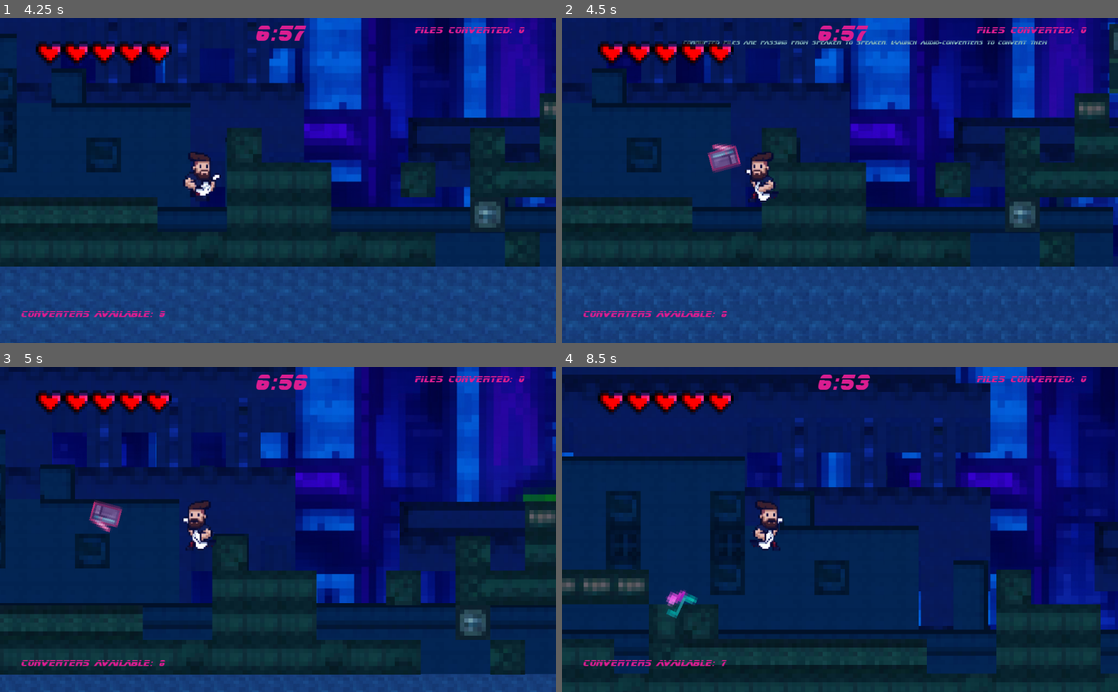
Above: before the commit, frames 1-4 (two rows, left to right).
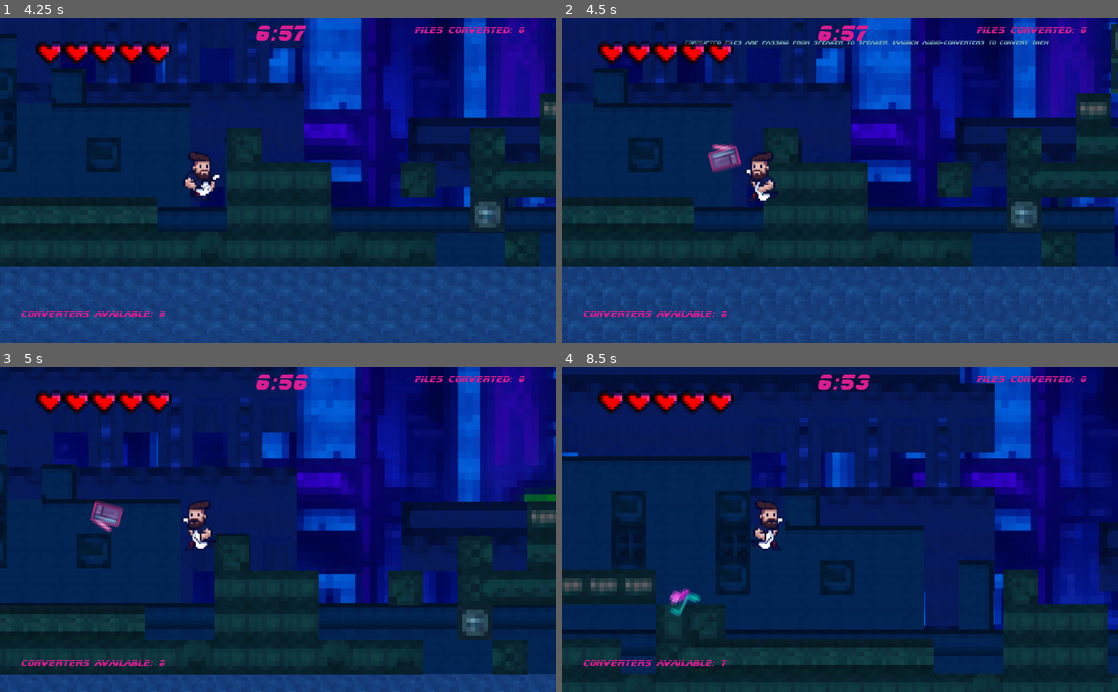
Above: after the commit, the same moments.

Repository: jsdev4/TDPV_PROG3__TP05
Game: Godot game, scene res://Mainmenu.tscn
The game is run twice, just before and just after one commit, with the same random seed, the same clock (stepped at 60 frames per second) and the same inputs.
Inputs:
- Up to frame 1 (4.25 s): tap Enter (Confirm) at 0.5, 1.35, 2.85 s; hold Enter (Confirm) 0.53-1.28 s; hold Right (move_right) 0.53-2.03 s; tap Space (jump) at 0.77, 1.52, 3.02, 3.77 s; hold Left (move_left) 2.03-2.78 s; hold Enter (Confirm) 2.03-2.78 s; tap Ctrl (fire) at 2.1 s; hold Right (move_right) from 2.78 s (still down); hold Enter (Confirm) from 3.53 s (still down)
- Up to frame 2 (4.5 s): release Right (move_right) at 4.28 s; release Enter (Confirm) at 4.28 s; hold Left (move_left) from 4.28 s (still down); tap Ctrl (fire) at 4.35 s
- Up to frame 3 (5 s): keep holding Left (move_left); tap Space (jump) at 4.52 s; tap Enter (Confirm) at 4.55 s
- Up to frame 4 (8.5 s): release Left (move_left) at 5.03 s; hold Right (move_right) 5.03-5.78 s; hold Enter (Confirm) 5.03-5.78 s; hold Left (move_left) 5.78-7.28 s; tap Enter (Confirm) at 5.85, 7.35 s; tap Space (jump) at 6.02, 6.77, 7.52 s; hold Enter (Confirm) 6.53-7.28 s; tap Ctrl (fire) at 6.6 s; hold Right (move_right) from 7.28 s (still down); hold Enter (Confirm) from 8.03 s (still down)

Frame 1 is identical in both runs. In frame 2, 2.2% of the frame differs, in the area x 4-100%, y 0-99%; in frame 3, 2.3%; in frame 4, 7.3%, in the area x 2-100%, y 0-95%.

Commit message:
Fixed model issues
fixed collisionshapes and lifes up were deleted

Diff:
--- a/TDPV_PROG3_GIL_FARELLO_JUAN_CARLOS_TPFINAL/CorruptedFiles/AACFiles.tscn
+++ b/TDPV_PROG3_GIL_FARELLO_JUAN_CARLOS_TPFINAL/CorruptedFiles/AACFiles.tscn
@@ -25,7 +25,7 @@
 extents = Vector2( 8.78913, 7.43499 )
 
 [sub_resource type="RectangleShape2D" id=3]
-extents = Vector2( 25.9137, 24.7196 )
+extents = Vector2( 37.1061, 29.7273 )
 
 [node name="AACFiles" type="PathFollow2D"]
 rotate = false
--- a/TDPV_PROG3_GIL_FARELLO_JUAN_CARLOS_TPFINAL/CorruptedFiles/MP3Files.tscn
+++ b/TDPV_PROG3_GIL_FARELLO_JUAN_CARLOS_TPFINAL/CorruptedFiles/MP3Files.tscn
@@ -56,7 +56,7 @@
 [node name="Area2D" type="Area2D" parent="KinematicBody2D"]
 
 [node name="CollisionShape2D" type="CollisionShape2D" parent="KinematicBody2D/Area2D"]
-position = Vector2( 1.79236, 5.37726 )
+position = Vector2( 7.16968, 1.07553 )
 shape = SubResource( 3 )
 
 [node name="AudioStreamPlayer2D" type="AudioStreamPlayer2D" parent="."]
--- a/TDPV_PROG3_GIL_FARELLO_JUAN_CARLOS_TPFINAL/CorruptedFiles/WavFiles.tscn
+++ b/TDPV_PROG3_GIL_FARELLO_JUAN_CARLOS_TPFINAL/CorruptedFiles/WavFiles.tscn
@@ -53,7 +53,7 @@
 [node name="Area2D" type="Area2D" parent="KinematicBody2D"]
 
 [node name="CollisionShape2D" type="CollisionShape2D" parent="KinematicBody2D/Area2D"]
-position = Vector2( -3.08081, -0.0106506 )
+position = Vector2( -5.27979, -0.458343 )
 shape = SubResource( 3 )
 
 [node name="AudioStreamPlayer2D" type="AudioStreamPlayer2D" parent="."]
--- a/TDPV_PROG3_GIL_FARELLO_JUAN_CARLOS_TPFINAL/Mainmenu.tscn
+++ b/TDPV_PROG3_GIL_FARELLO_JUAN_CARLOS_TPFINAL/Mainmenu.tscn
@@ -6,7 +6,6 @@
 [ext_resource path="res://Assets/Fonts/turbochargehalfital.ttf" type="DynamicFontData" id=4]
 [ext_resource path="res://Assets/Fonts/Streamster.ttf" type="DynamicFontData" id=5]
 [ext_resource path="res://Assets/Fonts/BLADRMF_.TTF" type="DynamicFontData" id=6]
-[ext_resource path="res://Assets/Music/109_-_Abuse_-_DOS_-_Music_8.ogg" type="AudioStream" id=7]
 
 [sub_resource type="DynamicFont" id=1]
 size = 90
@@ -45,6 +44,7 @@
 script = ExtResource( 1 )
 
 [node name="Background" type="Sprite" parent="."]
+editor/display_folded = true
 
 [node name="bakcground_main_menu" type="Sprite" parent="Background"]
 position = Vector2( 509.945, 300.856 )
@@ -162,7 +162,3 @@
 Fonts are from page DaFont for free use.
 
 Links to the pages which contains all the stuff collected are contained in text file Listedthings.txt. See game folder for details."
-
-[node name="AudioStreamPlayer" type="AudioStreamPlayer" parent="."]
-stream = ExtResource( 7 )
-volume_db = -5.0
--- a/TDPV_PROG3_GIL_FARELLO_JUAN_CARLOS_TPFINAL/Mainmenu_to_level.tscn
+++ b/TDPV_PROG3_GIL_FARELLO_JUAN_CARLOS_TPFINAL/Mainmenu_to_level.tscn
@@ -16,6 +16,7 @@
 script = ExtResource( 1 )
 
 [node name="Sprite" type="Sprite" parent="."]
+editor/display_folded = true
 
 [node name="Sprite" type="Sprite" parent="Sprite"]
 position = Vector2( 1161.46, 744.384 )
--- a/TDPV_PROG3_GIL_FARELLO_JUAN_CARLOS_TPFINAL/Player.tscn
+++ b/TDPV_PROG3_GIL_FARELLO_JUAN_CARLOS_TPFINAL/Player.tscn
@@ -24,7 +24,7 @@
 shader_param/glow = 0.0
 
 [sub_resource type="RectangleShape2D" id=3]
-extents = Vector2( 10.5675, 48.6369 )
+extents = Vector2( 17.0992, 48.6369 )
 
 [sub_resource type="ParticlesMaterial" id=4]
 emission_shape = 1
@@ -130,8 +130,9 @@
 position = Vector2( -47.3858, -6.97879 )
 
 [node name="CollisionShape2D" type="CollisionShape2D" parent="."]
-position = Vector2( 13.2682, 14.595 )
+position = Vector2( 9.48674, 14.595 )
 shape = SubResource( 3 )
+one_way_collision = true
 
 [node name="Particles2D" type="Particles2D" parent="."]
 position = Vector2( 5.8653, 15.975 )
--- a/TDPV_PROG3_GIL_FARELLO_JUAN_CARLOS_TPFINAL/Scripts/CorruptedFiles/files_script.gd
+++ b/TDPV_PROG3_GIL_FARELLO_JUAN_CARLOS_TPFINAL/Scripts/CorruptedFiles/files_script.gd
@@ -10,7 +10,7 @@
 var times_touched_aac=0
 var times_touched_mp3=0
 var times_touched_wav=0
-var times_touched_aiff=0
+
 var is_touching
 var is_not_touching
 var score
@@ -18,7 +18,7 @@
 	is_touching=connect("touching_the_player",get_node("../../../Player"),"_set_flashing_when_hitted")
 	is_not_touching=connect("is_not_touching_the_player",get_node("../../../Player"),"quit_life")
 	score=connect("increase_score1",get_node("../../../GUI/Score"),"increase_score")
-	pass
+
 func _physics_process(delta):
 	if(velocity<150):
 		set_offset(get_offset() + (150*delta))
@@ -58,17 +58,3 @@
 	if kind_of_file==2&&times_touched_wav==3:
 		emit_signal("increase_score1")
 		queue_free()
-	if kind_of_file==3&&times_touched_aiff==4:
-		emit_signal("increase_score1")
-		queue_free()
-
-func _on_Area2D_especial_body_entered(body):
-	if body.name=="Player":
-		emit_signal("touching_the_player")
-	if body.name=="FileConverters"&&kind_of_file==3:
-		times_touched_aiff+=1
-		delete_if_touched()
-
-func _on_Area2D_especial_body_exited(body):
-	if body.name=="Player":
-		emit_signal("is_not_touching_the_player")
--- a/TDPV_PROG3_GIL_FARELLO_JUAN_CARLOS_TPFINAL/Scripts/ExitLevel/exit_script.gd
+++ b/TDPV_PROG3_GIL_FARELLO_JUAN_CARLOS_TPFINAL/Scripts/ExitLevel/exit_script.gd
@@ -11,6 +11,7 @@
 	can_change_level=connect("change_scene",get_node("../MainAdmin"),"change_level_if_completed")
 	cant_move=connect("no_movement_for_player",get_node("../Player"),"set_no_movement")
 	set_timer_paused=connect("timerpaused",get_node("../GUI/Time"),"set_pause_if_completed")
+
 func _on_ExitLevel_body_entered(body):
 	if body.name=="Player":
 		emit_signal("change_scene")
--- a/TDPV_PROG3_GIL_FARELLO_JUAN_CARLOS_TPFINAL/Scripts/FileConvertersAndLifeItems/file_converter.gd
+++ b/TDPV_PROG3_GIL_FARELLO_JUAN_CARLOS_TPFINAL/Scripts/FileConvertersAndLifeItems/file_converter.gd
@@ -49,7 +49,7 @@
 		rotate=false
 	if body.name=="Water":
 		queue_free()
-	if body.name=="AACFiles"||body.name=="MP3Files"|| body.name=="WavFiles"||body.name=="AIFFfiles":
+	if body.name=="AACFiles"||body.name=="MP3Files"|| body.name=="WavFiles":
 		queue_free()
 
 func _set_rotation():
--- a/TDPV_PROG3_GIL_FARELLO_JUAN_CARLOS_TPFINAL/Scripts/FileConvertersAndLifeItems/lifeup_script.gd
+++ b/TDPV_PROG3_GIL_FARELLO_JUAN_CARLOS_TPFINAL/Scripts/FileConvertersAndLifeItems/lifeup_script.gd
@@ -6,18 +6,18 @@
 var timer
 var timer_movement
 export var velocity1=0
+
 func _ready():
 	is_collected=connect("collected",get_node("../../Player"),"add_lifes")
 	delete_when_collected=false
 	timer=0
 	timer_movement=0
+
 func _process(delta):
 	timer_movement+=delta
 	if timer_movement<0.5:
-
 		global_position.y+=velocity1*delta
 	if timer_movement<1&&timer_movement>0.5:
-
 		global_position.y-=velocity1*delta
 	if timer_movement>1:
 		timer_movement=0
@@ -27,6 +27,7 @@
 			queue_free()
 			delete_when_collected=false
 			timer=0
+
 func _on_LifeUp_body_entered(body):
 	if body.name=="Player":
 		$Collected.play()
--- a/TDPV_PROG3_GIL_FARELLO_JUAN_CARLOS_TPFINAL/Scripts/FileConvertersAndLifeItems/reloader_script.gd
+++ b/TDPV_PROG3_GIL_FARELLO_JUAN_CARLOS_TPFINAL/Scripts/FileConvertersAndLifeItems/reloader_script.gd
@@ -7,13 +7,13 @@
 var timer
 var timer_movement
 export var velocity=0
-var slide
+
 func _ready():
 	is_collected=connect("collected",get_node("../../Player"),"reloader")
 	respawn=false
 	timer=0
 	timer_movement=0
-	slide=false
+
 func _process(delta):
 	timer_movement+=delta
 	if timer_movement<0.5:
@@ -22,6 +22,7 @@
 		global_position.y-=velocity*delta
 	if timer_movement>1:
 		timer_movement=0
+
 	if respawn==true:
 		$CollisionShape2D.disabled=true
 		$Sprite.visible=false
--- a/TDPV_PROG3_GIL_FARELLO_JUAN_CARLOS_TPFINAL/Scripts/MainAndNavigation/main_script.gd
+++ b/TDPV_PROG3_GIL_FARELLO_JUAN_CARLOS_TPFINAL/Scripts/MainAndNavigation/main_script.gd
@@ -1,4 +1,11 @@
 extends Node
+
+#main admin controls if we are out of timer, if we finish the level or press pause and
+#manipulates gui nodes
+
+
+
+
 var is_outatime
 var finished
 var paused
@@ -11,6 +18,7 @@
 	finished=false
 	option=0
 	option2=0
+
 func _process(delta):
 	if is_outatime==true:
 		get_tree().get_nodes_in_group("TimeIsOut")[0].visible=true
@@ -28,7 +36,6 @@
 			if Input.is_action_pressed("menuDown"):
 				option=1
 				get_tree().get_nodes_in_group("MenuLabel")[0].add_color_override("font_color", Color(0.85,0.11,0.56,1))
-
 		if option==1:
 			get_tree().get_nodes_in_group("MenuLabel")[1].add_color_override("font_color", Color(0.11,0.47,0.85,1))
 			if Input.is_action_pressed("Confirm"):
@@ -39,15 +46,14 @@
 				get_tree().get_nodes_in_group("MenuLabel")[1].add_color_override("font_color", Color(0.85,0.11,0.56,1))
 	if  finished==true:
 		get_tree().get_nodes_in_group("LevelFinished")[0].visible=true
-
-		if Input.is_action_pressed("ConfirmChangeScene"):
+		if Input.is_action_just_pressed("ConfirmChangeScene"):
+			pass
+		if Input.is_action_just_released("ConfirmChangeScene"):
 				change=get_tree().change_scene("res://Mainmenu.tscn")
 				#from here connects another scene
 	if is_outatime==false&&finished==false:
-
 		if Input.is_action_just_pressed("Escape_to_main_menu"):
 			paused=!paused
-
 			var new_pause_state=not get_tree().paused
 			get_tree().get_nodes_in_group("BackgroundForPause")[0].visible=new_pause_state
 			get_tree().get_nodes_in_group("GameTitle")[0].visible=new_pause_state
@@ -55,11 +61,8 @@
 			get_tree().get_nodes_in_group("MenuLabel")[0].visible=new_pause_state
 			get_tree().get_nodes_in_group("MenuLabel")[1].visible=new_pause_state
 			get_tree().get_nodes_in_group("MenuLabel")[2].visible=new_pause_state
-
 			get_tree().paused=new_pause_state
-
 		if paused==true:
-
 			if option2==0:
 				get_tree().get_nodes_in_group("MenuLabel")[0].add_color_override("font_color", Color(0.11,0.47,0.85,1))
 			if Input.is_action_pressed("Confirm"):
@@ -76,6 +79,7 @@
 				if Input.is_action_pressed("menuUP"):
 					option2=0
 					get_tree().get_nodes_in_group("MenuLabel")[1].add_color_override("font_color", Color(0.85,0.11,0.56,1))
+
 func change_level_if_completed():
 	finished=true
 
--- a/TDPV_PROG3_GIL_FARELLO_JUAN_CARLOS_TPFINAL/Scripts/Player/Player.gd
+++ b/TDPV_PROG3_GIL_FARELLO_JUAN_CARLOS_TPFINAL/Scripts/Player/Player.gd
@@ -33,7 +33,7 @@
 var play_jump_sound
 var play_walking_sound
 var can_play_walking_sound
-
+var timer_for_emission
 
 func _ready():
 	flipped.y=0
@@ -45,7 +45,7 @@
 	timer_for_can_fire=0
 	files_converted=0
 	emit_signal("draw")
-
+	timer_for_emission=0
 	files_availables_to_show=connect("number_of_files",get_node("../GUI/FilesAvailable"),"decrease_files_available")
 	files_availables_to_show_reload=connect("number_of_files_increase",get_node("../GUI/FilesAvailable"),"increase_files_available")
 
@@ -71,7 +71,6 @@
 		$Particles2D.emitting=true
 	if hitted==false:
 		$Particles2D.emitting=false
-
 	if lifes==0:
 		restart=get_tree().reload_current_scene()
 
@@ -189,14 +188,16 @@
 	pass
 
 func _set_flashing_when_hitted():
+
+	hitted=true
+
+func quit_life():
 	$Hitted.play()
-	hitted=true
-
-func quit_life():
-	hitted=false
-	lifes-=1
-	lifes_list[lifes].queue_free()
-	print (lifes)
+	for i in 1:
+		hitted=false
+		lifes-=1
+		lifes_list[lifes].queue_free()
+
 
 func show_lifes():
 	for i in lifes:
--- a/TDPV_PROG3_GIL_FARELLO_JUAN_CARLOS_TPFINAL/Scripts/TimerAndGUI/filesavailable_script.gd
+++ b/TDPV_PROG3_GIL_FARELLO_JUAN_CARLOS_TPFINAL/Scripts/TimerAndGUI/filesavailable_script.gd
@@ -1,5 +1,5 @@
 extends RichTextLabel
-
+#if fioles in player is changed, it's neccessary to change here
 var files_available
 func _ready():
 	files_available=10
@@ -9,5 +9,6 @@
 
 func decrease_files_available():
 	files_available-=1
+
 func increase_files_available():
 	files_available+=10
--- a/TDPV_PROG3_GIL_FARELLO_JUAN_CARLOS_TPFINAL/Scripts/TimerAndGUI/score_script.gd
+++ b/TDPV_PROG3_GIL_FARELLO_JUAN_CARLOS_TPFINAL/Scripts/TimerAndGUI/score_script.gd
@@ -1,5 +1,6 @@
 extends RichTextLabel
 
+#if score in player is changed, it's neccessary to change here
 var score
 func _ready():
 	score=0
--- a/TDPV_PROG3_GIL_FARELLO_JUAN_CARLOS_TPFINAL/Scripts/TimerAndGUI/timer_script.gd
+++ b/TDPV_PROG3_GIL_FARELLO_JUAN_CARLOS_TPFINAL/Scripts/TimerAndGUI/timer_script.gd
@@ -1,18 +1,23 @@
 extends RichTextLabel
+
 signal outatime
 var is_outatime
+
 var s=0
 var m=7
 var paused
+
 func _ready():
 	is_outatime=connect("outatime",get_node("../../MainAdmin"),"outatime")
 	paused=false
+
 func _process(delta):
 	if paused==false:
 		if s<0:
 			m-=1
 			s=59
 		set_text(str(m)+":"+str(s))
+
 func _on_Timer_timeout():
 	if m==0&&s==0:
 		m=0
@@ -20,5 +25,6 @@
 		emit_signal("outatime")
 	else:
 		s-=1
+
 func set_pause_if_completed():
 	paused=true
--- a/TDPV_PROG3_GIL_FARELLO_JUAN_CARLOS_TPFINAL/level0_demo.tscn
+++ b/TDPV_PROG3_GIL_FARELLO_JUAN_CARLOS_TPFINAL/level0_demo.tscn
@@ -15,14 +15,12 @@
 [ext_resource path="res://CorruptedFiles/AACFiles.tscn" type="PackedScene" id=13]
 [ext_resource path="res://CorruptedFiles/MP3Files.tscn" type="PackedScene" id=14]
 [ext_resource path="res://CorruptedFiles/WavFiles.tscn" type="PackedScene" id=15]
-[ext_resource path="res://CorruptedFiles/AIFFfiles.tscn" type="PackedScene" id=16]
-[ext_resource path="res://Player.tscn" type="PackedScene" id=17]
-[ext_resource path="res://FileConverters/Reloader.tscn" type="PackedScene" id=18]
-[ext_resource path="res://FileConverters/LifeUp.tscn" type="PackedScene" id=19]
+[ext_resource path="res://Player.tscn" type="PackedScene" id=16]
+[ext_resource path="res://FileConverters/Reloader.tscn" type="PackedScene" id=17]
+[ext_resource path="res://Scripts/MainAndNavigation/messages_in_game_script.gd" type="Script" id=18]
+[ext_resource path="res://Assets/Fonts/BLADRMF_.TTF" type="DynamicFontData" id=19]
 [ext_resource path="res://Assets/Music/10 - the reaction.ogg" type="AudioStream" id=20]
 [ext_resource path="res://Assets/Music/103_-_Abuse_-_DOS_-_Music_2.ogg" type="AudioStream" id=21]
-[ext_resource path="res://Scripts/MainAndNavigation/messages_in_game_script.gd" type="Script" id=22]
-[ext_resource path="res://Assets/Fonts/BLADRMF_.TTF" type="DynamicFontData" id=23]
 
 [sub_resource type="ShaderMaterial" id=1]
 shader = ExtResource( 3 )
@@ -204,46 +202,41 @@
 "points": PoolVector2Array( 0, 0, 0, 0, 7113.62, 115.823, 0, 0, 0, 0, 6343.05, 113.665 )
 }
 
-[sub_resource type="Curve2D" id=36]
-_data = {
-"points": PoolVector2Array( 0, 0, 0, 0, 7298.57, 183.039, 0, 0, 0, 0, 8453.42, 180.249 )
-}
-
 [sub_resource type="Curve2D" id=37]
 _data = {
-"points": PoolVector2Array( 0, 0, 0, 0, 7362.16, 623.575, 0, 0, 0, 0, 6402.86, 623.575 )
-}
-
-[sub_resource type="Curve2D" id=38]
-_data = {
-"points": PoolVector2Array( 0, 0, 0, 0, 10439.3, 490.108, 0, 0, 0, 0, 10114.8, 490.587 )
-}
-
-[sub_resource type="Curve2D" id=39]
-_data = {
-"points": PoolVector2Array( 0, 0, 0, 0, 11460.9, 561.685, 0, 0, 0, 0, 10429.5, 564.939 )
-}
-
-[sub_resource type="DynamicFont" id=40]
+"points": PoolVector2Array( 0, 0, 0, 0, 7880.35, 625.071, 0, 0, 0, 0, 6401.42, 619.592 )
+}
+
+[sub_resource type="Curve2D" id=44]
+_data = {
+"points": PoolVector2Array( 0, 0, 0, 0, 10438.2, 559.508, 0, 0, 0, 0, 10106.1, 565.661 )
+}
+
+[sub_resource type="Curve2D" id=45]
+_data = {
+"points": PoolVector2Array( 0, 0, 0, 0, 11460.4, 488.373, 0, 0, 0, 0, 10439.7, 491.093 )
+}
+
+[sub_resource type="DynamicFont" id=38]
 size = 12
-font_data = ExtResource( 23 )
-
-[sub_resource type="RectangleShape2D" id=41]
+font_data = ExtResource( 19 )
+
+[sub_resource type="RectangleShape2D" id=39]
 extents = Vector2( 20.8648, 67.7842 )
 
+[sub_resource type="RectangleShape2D" id=40]
+extents = Vector2( 153.077, 120.097 )
+
+[sub_resource type="DynamicFont" id=41]
+size = 10
+font_data = ExtResource( 19 )
+
 [sub_resource type="RectangleShape2D" id=42]
-extents = Vector2( 153.077, 120.097 )
+extents = Vector2( 97.9968, 88.4125 )
 
 [sub_resource type="DynamicFont" id=43]
-size = 10
-font_data = ExtResource( 23 )
-
-[sub_resource type="RectangleShape2D" id=44]
-extents = Vector2( 97.9968, 88.4125 )
-
-[sub_resource type="DynamicFont" id=45]
 size = 12
-font_data = ExtResource( 23 )
+font_data = ExtResource( 19 )
 
 [node name="Level0" type="Node2D" groups=[
 "Main",
@@ -341,6 +334,7 @@
 [node name="StaticBody2DForPlatformsAndBoxes" type="StaticBody2D" parent="LevelTilemap/level_0" groups=[
 "Platforms",
 ]]
+editor/display_folded = true
 
 [node name="Platform0" type="CollisionShape2D" parent="LevelTilemap/level_0/StaticBody2DForPlatformsAndBoxes"]
 position = Vector2( 1663.61, 929.61 )
@@ -563,7 +557,7 @@
 editor/display_folded = true
 curve = SubResource( 30 )
 
-[node name="AACFiles2" parent="CorruptedFiles/Files08" instance=ExtResource( 13 )]
+[node name="AACFiles" parent="CorruptedFiles/Files08" instance=ExtResource( 13 )]
 position = Vector2( 3590.23, 235.706 )
 direction = false
 
@@ -593,11 +587,11 @@
 rotate = false
 
 [node name="Files12" type="Path2D" parent="CorruptedFiles"]
-editor/display_folded = true
 curve = SubResource( 34 )
 
-[node name="AIFFfiles" parent="CorruptedFiles/Files12" instance=ExtResource( 16 )]
+[node name="WavFiles" parent="CorruptedFiles/Files12" instance=ExtResource( 15 )]
 position = Vector2( 5627.63, -149.217 )
+rotation = 0.0
 rotate = false
 
 [node name="Files13" type="Path2D" parent="CorruptedFiles"]
@@ -609,105 +603,75 @@
 direction = false
 
 [node name="Files14" type="Path2D" parent="CorruptedFiles"]
-editor/display_folded = true
-curve = SubResource( 36 )
-
-[node name="AIFFfiles2" parent="CorruptedFiles/Files14" instance=ExtResource( 16 )]
-position = Vector2( 7298.57, 183.039 )
-rotate = false
-direction = true
-
-[node name="Files15" type="Path2D" parent="CorruptedFiles"]
-editor/display_folded = true
 curve = SubResource( 37 )
 
-[node name="WavFiles2" parent="CorruptedFiles/Files15" instance=ExtResource( 15 )]
-position = Vector2( 7362.16, 623.575 )
+[node name="WavFiles" parent="CorruptedFiles/Files14" instance=ExtResource( 15 )]
+position = Vector2( 7880.35, 625.071 )
 rotation = 0.0
 rotate = false
 
+[node name="Files15" type="Path2D" parent="CorruptedFiles"]
+curve = SubResource( 44 )
+
+[node name="MP3Files" parent="CorruptedFiles/Files15" instance=ExtResource( 14 )]
+position = Vector2( 10438.2, 559.508 )
+rotation = 3.12305
+
 [node name="Files16" type="Path2D" parent="CorruptedFiles"]
-curve = SubResource( 38 )
-
-[node name="AIFFfiles" parent="CorruptedFiles/Files16" instance=ExtResource( 16 )]
-position = Vector2( 10439.3, 490.108 )
-rotate = false
-
-[node name="Files17" type="Path2D" parent="CorruptedFiles"]
-curve = SubResource( 39 )
-
-[node name="AIFFfiles" parent="CorruptedFiles/Files17" instance=ExtResource( 16 )]
-position = Vector2( 11460.9, 561.685 )
-rotate = false
-
-[node name="Player" parent="." instance=ExtResource( 17 )]
+position = Vector2( -27.918, 0 )
+scale = Vector2( 1.00267, 1 )
+curve = SubResource( 45 )
+
+[node name="AACFiles" parent="CorruptedFiles/Files16" instance=ExtResource( 13 )]
+position = Vector2( 11460.4, 488.373 )
+direction = false
+
+[node name="Player" parent="." instance=ExtResource( 16 )]
 position = Vector2( 376.76, 303.386 )
 
 [node name="CollectableItems" type="Node2D" parent="."]
-editor/display_folded = true
-
-[node name="Reloader" parent="CollectableItems" instance=ExtResource( 18 )]
+
+[node name="Reloader" parent="CollectableItems" instance=ExtResource( 17 )]
 position = Vector2( 2121.43, -59.4647 )
 scale = Vector2( 0.5, 0.5 )
 
-[node name="Reloader2" parent="CollectableItems" instance=ExtResource( 18 )]
+[node name="Reloader2" parent="CollectableItems" instance=ExtResource( 17 )]
 position = Vector2( 3357.43, -7.79564 )
 scale = Vector2( 0.5, 0.5 )
 
-[node name="Reloader3" parent="CollectableItems" instance=ExtResource( 18 )]
+[node name="Reloader3" parent="CollectableItems" instance=ExtResource( 17 )]
 position = Vector2( 4930.96, 319.132 )
 scale = Vector2( 0.5, 0.5 )
 
-[node name="Reloader4" parent="CollectableItems" instance=ExtResource( 18 )]
+[node name="Reloader4" parent="CollectableItems" instance=ExtResource( 17 )]
 position = Vector2( 5582.19, -319.98 )
 scale = Vector2( 0.5, 0.5 )
 
-[node name="Reloader5" parent="CollectableItems" instance=ExtResource( 18 )]
+[node name="Reloader5" parent="CollectableItems" instance=ExtResource( 17 )]
 position = Vector2( 6494.24, 326.977 )
 scale = Vector2( 0.5, 0.5 )
 
-[node name="Reloader6" parent="CollectableItems" instance=ExtResource( 18 )]
+[node name="Reloader6" parent="CollectableItems" instance=ExtResource( 17 )]
 position = Vector2( 8370.35, -187.39 )
 scale = Vector2( 0.5, 0.5 )
 
-[node name="Reloader7" parent="CollectableItems" instance=ExtResource( 18 )]
+[node name="Reloader7" parent="CollectableItems" instance=ExtResource( 17 )]
 position = Vector2( 10455.9, -124.155 )
 scale = Vector2( 0.5, 0.5 )
 
-[node name="Reloader8" parent="CollectableItems" instance=ExtResource( 18 )]
+[node name="Reloader8" parent="CollectableItems" instance=ExtResource( 17 )]
 position = Vector2( 12102.4, 67.505 )
 scale = Vector2( 0.5, 0.5 )
 
-[node name="LifeUp" parent="CollectableItems" instance=ExtResource( 19 )]
-position = Vector2( 5842.72, -449.387 )
-scale = Vector2( 0.5, 0.5 )
-
-[node name="LifeUp2" parent="CollectableItems" instance=ExtResource( 19 )]
-position = Vector2( 9862.65, -0.580261 )
-scale = Vector2( 0.5, 0.5 )
-
-[node name="LifeUp3" parent="CollectableItems" instance=ExtResource( 19 )]
-position = Vector2( 11727.5, 60.8374 )
-scale = Vector2( 0.5, 0.5 )
-
 [node name="PointForRespawn" type="Position2D" parent="."]
 position = Vector2( 403.644, 274.202 )
 
 [node name="Position2D" type="Position2D" parent="."]
 position = Vector2( 697.347, 400.282 )
 
-[node name="AudioStreamPlayer" type="AudioStreamPlayer" parent="."]
-stream = ExtResource( 20 )
-volume_db = -15.0
-autoplay = true
-
-[node name="AudioStreamPlayer2" type="AudioStreamPlayer" parent="."]
-stream = ExtResource( 21 )
-volume_db = -5.0
-autoplay = true
-
 [node name="Messages" type="Node2D" parent="."]
-script = ExtResource( 22 )
+editor/display_folded = true
+script = ExtResource( 18 )
 
 [node name="EntryMessage" type="Area2D" parent="Messages"]
 
@@ -754,9 +718,19 @@
 margin_top = -45.7095
 margin_right = 551.936
 margin_bottom = -31.7095
-custom_fonts/font = SubResource( 45 )
+custom_fonts/font = SubResource( 43 )
 custom_colors/font_color = Color( 0.509804, 0.701961, 0.72549, 1 )
 text = "if you run out of converters, there are items that you can collect to get more"
+
+[node name="AudioStreamPlayer" type="AudioStreamPlayer" parent="."]
+stream = ExtResource( 20 )
+volume_db = -15.0
+autoplay = true
+
+[node name="AudioStreamPlayer2" type="AudioStreamPlayer" parent="."]
+stream = ExtResource( 21 )
+volume_db = -5.0
+autoplay = true
 [connection signal="body_entered" from="Water/Area2D" to="Water/Area2D" method="_on_Area2D_body_entered"]
 [connection signal="body_entered" from="ExitLevel" to="ExitLevel" method="_on_ExitLevel_body_entered"]
 [connection signal="body_entered" from="Messages/EntryMessage" to="Messages" method="_on_EntryMessage_body_entered"]
Not shown: 1 places in TDPV_PROG3_GIL_FARELLO_JUAN_CARLOS_TPFINAL/Mainmenu.tscn that only renumber resources
Not shown: 4 places in TDPV_PROG3_GIL_FARELLO_JUAN_CARLOS_TPFINAL/level0_demo.tscn that only renumber resources
